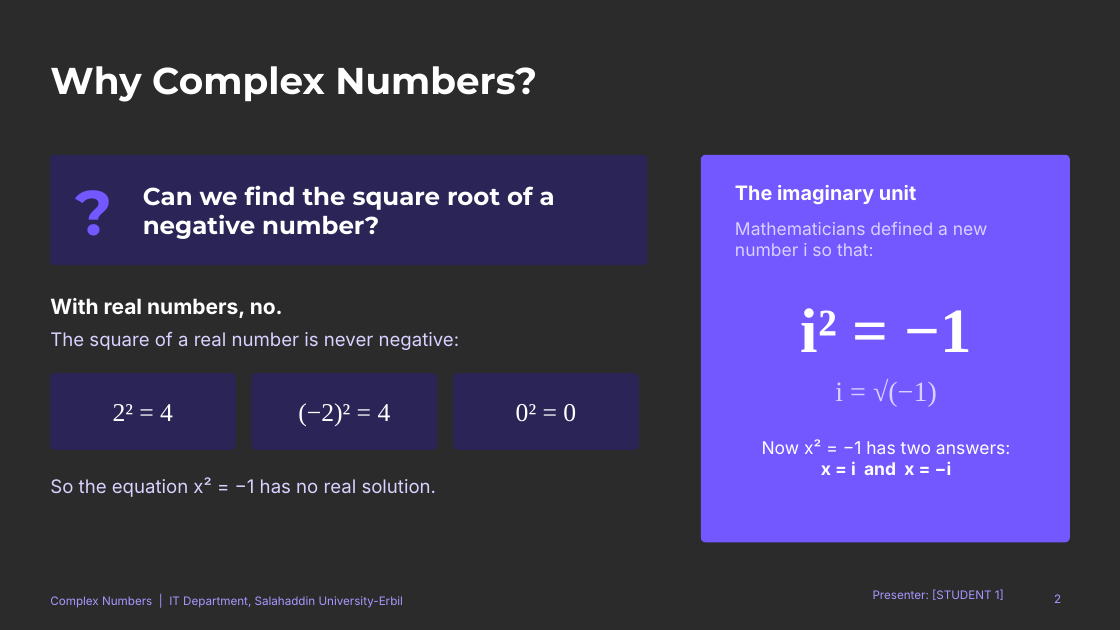
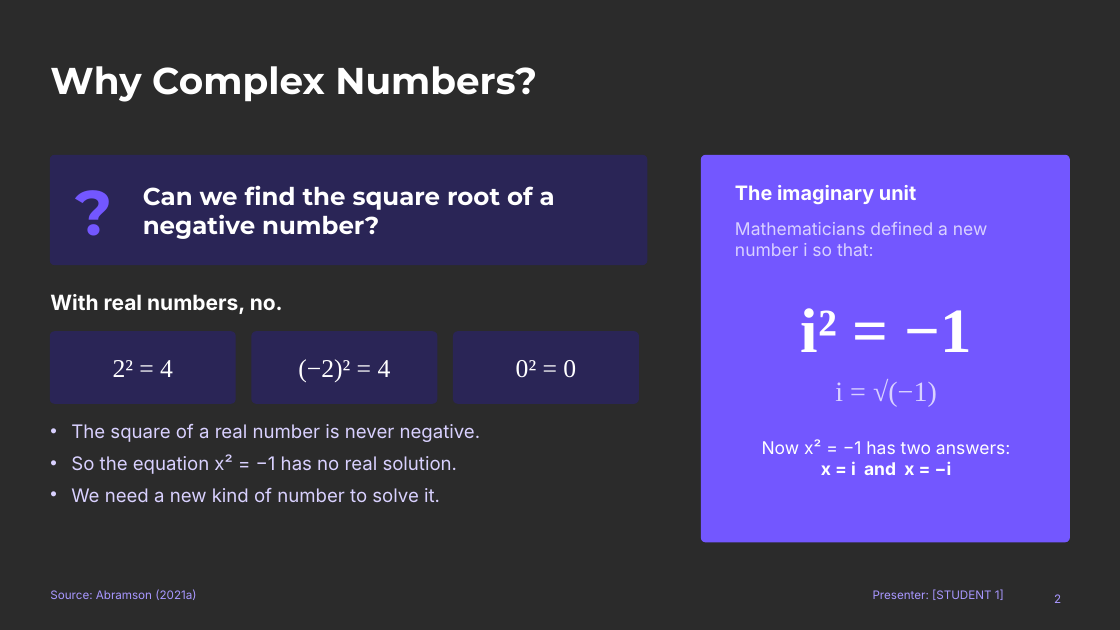
Before and after one commit to qaessafty-arch/shalaw, a slide deck: slide 2 of Complex_Numbers_Conjugate_and_Absolute_Value.pptx. Drawn at 1120x630 pixels with LibreOffice and Linux fonts; fonts in the diff are those of the drawing; background and template pictures are left out; a plain dark background stands for a picture behind light text. Boxes give left, top, right and bottom in pixels: in the first picture for what was removed or moved away, otherwise in the second. Text is boxed around its words. In the diff, an @@ line names an element or a change of style, - is before the commit and + after.

```diff
--- a/Complex_Numbers_Conjugate_and_Absolute_Value.pptx
+++ b/Complex_Numbers_Conjugate_and_Absolute_Value.pptx
@@ text "With real numbers, no.": place and size @@
-text "With real numbers, no." at [50, 298, 283, 318]
+text "With real numbers, no." at [50, 294, 283, 314]
@@ text "2² = 4": place and size @@
-text "2² = 4" at [113, 404, 173, 421]
+text "2² = 4" at [113, 360, 173, 377]
@@ rounded rectangle: place and size @@
-rounded rectangle at [50, 374, 235, 450]
+rounded rectangle at [50, 332, 235, 403]
@@ text removed at [50, 332, 460, 350] @@
-The square of a real number is never negative:
@@ text "(−2)² = 4": place and size @@
-text "(−2)² = 4" at [298, 403, 391, 426]
+text "(−2)² = 4" at [298, 359, 391, 382]
@@ rounded rectangle: place and size @@
-rounded rectangle at [252, 374, 437, 450]
+rounded rectangle at [252, 332, 437, 403]
@@ text "0² = 0": place and size @@
-text "0² = 0" at [516, 404, 576, 422]
+text "0² = 0" at [516, 360, 576, 378]
@@ proportions changed in 3 elements at [50, 332, 235, 403], [252, 332, 437, 403], [454, 332, 639, 403] @@
@@ rounded rectangle: place and size @@
-rounded rectangle at [454, 374, 639, 450]
+rounded rectangle at [454, 332, 639, 403]
@@ text "The square of a real ...": place and size @@
-text "The square of a real ..." at [50, 477, 437, 497]
+text "The square of a real ..." at [71, 424, 481, 503]
@@ text at [71, 424, 481, 442]: paragraph added @@
+• The square of a real number is never negative.
@@ text at [71, 454, 458, 474]: bullet none to •; more space between paragraphs @@
@@ text at [71, 488, 440, 503]: paragraph added @@
+• We need a new kind of number to solve it.
@@ text removed at [50, 596, 403, 608] @@
-Complex Numbers | IT Department, Salahaddin University-Erbil
@@ text added at [50, 589, 196, 600], 10 pt, text #A897FF @@
+Source: Abramson (2021a)
```
Also in this commit, not shown: 16 other slides changed, 7 other files.
